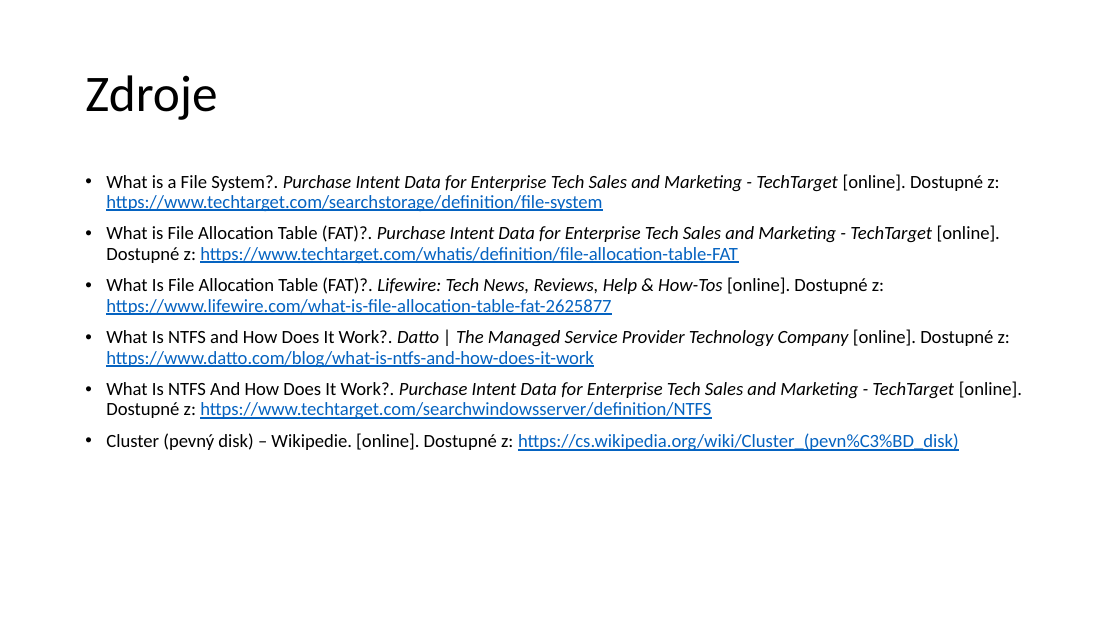
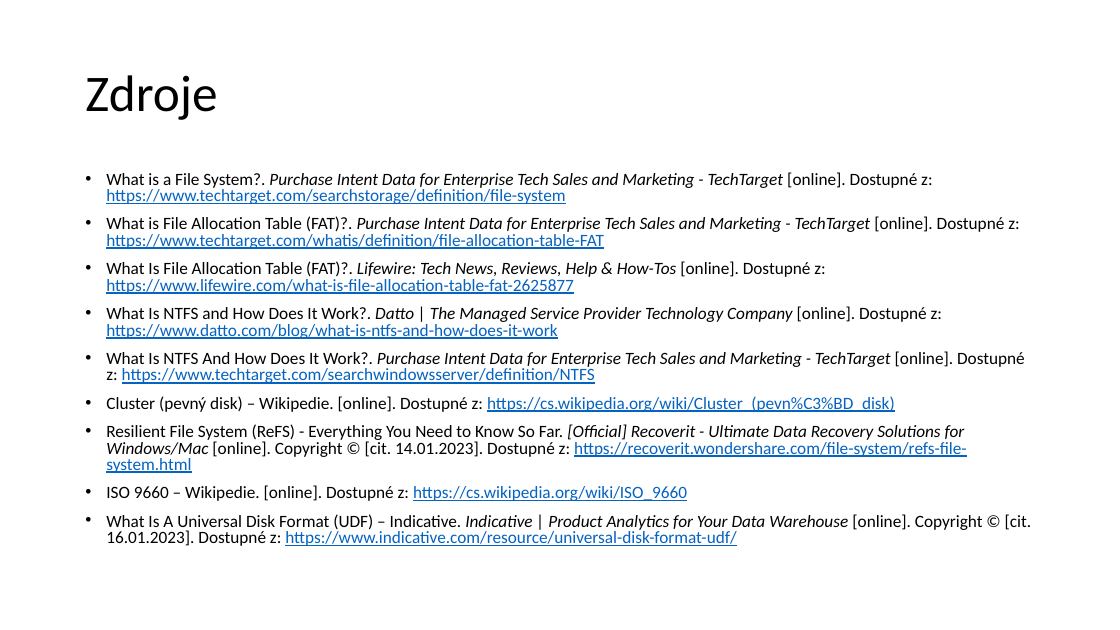
Before and after one commit to horvos/souborovesystemy, a slide deck: slide 11 of horvath.pptx (slide 9 before the commit). Drawn at 1120x630 pixels with LibreOffice and Linux fonts; fonts in the diff are those of the drawing. Boxes give left, top, right and bottom in pixels: in the first picture for what was removed or moved away, otherwise in the second. Text is boxed around its words. In the diff, an @@ line names an element or a change of style, - is before the commit and + after.

```diff
--- a/horvath.pptx
+++ b/horvath.pptx
@@ text at [106,172,1025,412]: size 16 to 14.8 pt in "What is a File System?. Purchase Intent ...", "What is File Allocation Table (FAT)?. Purchase ...", "What Is File Allocation Table (FAT)?. Lifewire: ...", "What Is NTFS and How Does It ..." and 2 more places; line spacing 0.9 to 0.8 @@
@@ text at [106,424,1032,546]: paragraphs added @@
+• Resilient File System (ReFS) - Everything You Need to Know So Far. [Official] Recoverit - Ultimate Data Recovery Solutions for Windows/Mac [online]. Copyright © [cit. 14.01.2023]. Dostupné z: https://recoverit.wondershare.com/file-system/refs-file-system.html
+• ISO 9660 – Wikipedie. [online]. Dostupné z: https://cs.wikipedia.org/wiki/ISO_9660
+• What Is A Universal Disk Format (UDF) – Indicative. Indicative | Product Analytics for Your Data Warehouse [online]. Copyright © [cit. 16.01.2023]. Dostupné z: https://www.indicative.com/resource/universal-disk-format-udf/
```
Also in this commit, not shown: 3 other slides changed, 2 slides added.
